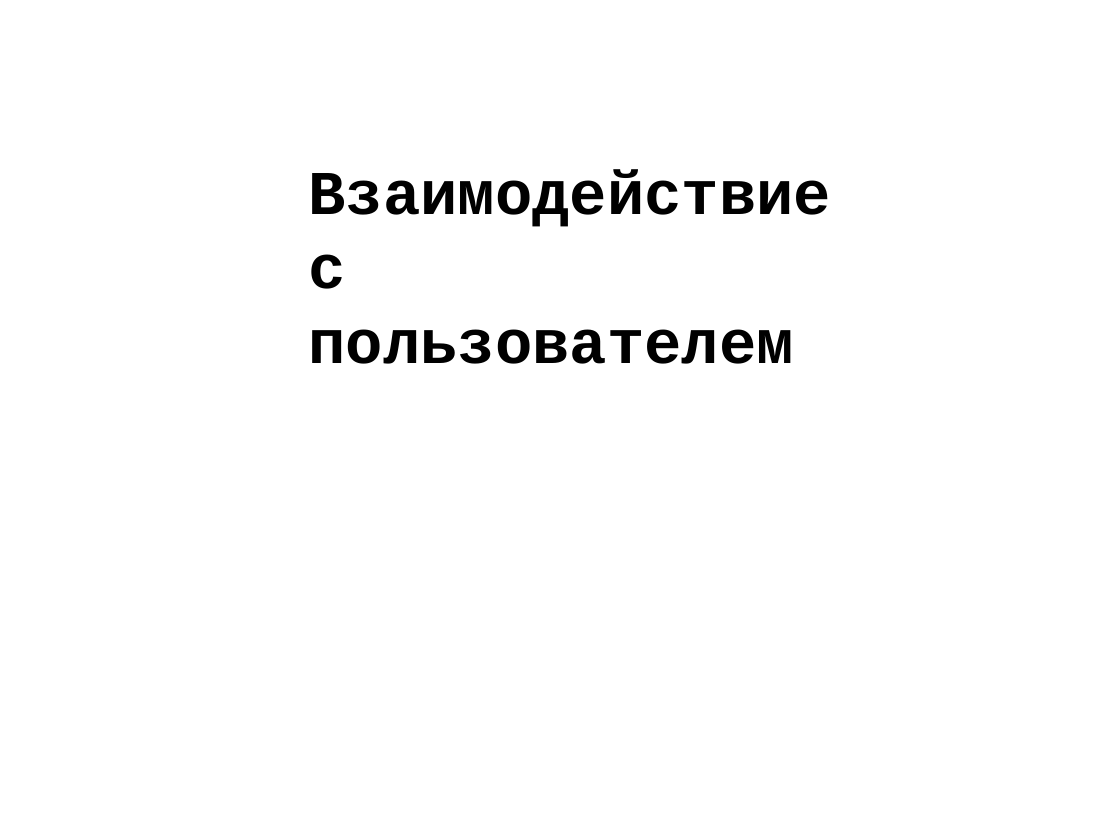
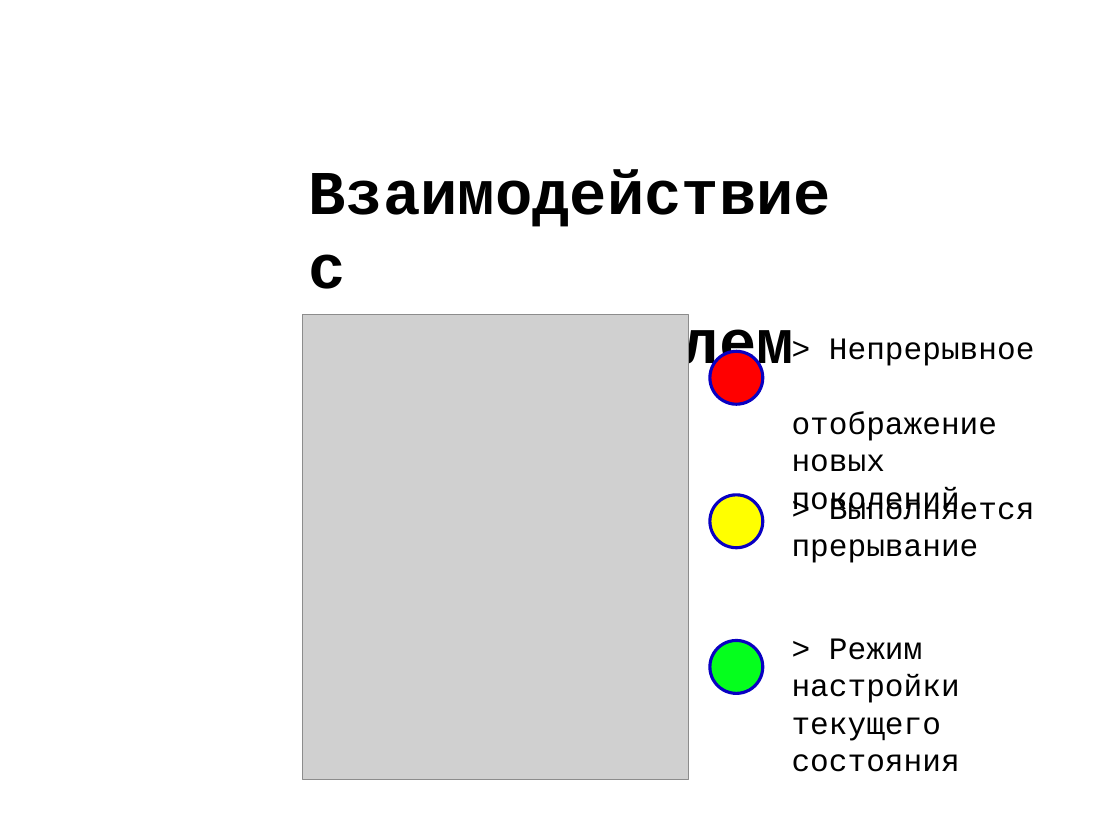
Before and after one commit to Rineyar/CdM-LifeTheGame, a slide deck: slide 7 of GameOfLife.pptx. Drawn at 1120x840 pixels with LibreOffice and Linux fonts; fonts in the diff are those of the drawing; grey boxes stand for pictures; background and template pictures are left out. Boxes give left, top, right and bottom in pixels: in the first picture for what was removed or moved away, otherwise in the second. Text is boxed around its words. In the diff, an @@ line names an element or a change of style, - is before the commit and + after.

```diff
--- a/GameOfLife.pptx
+++ b/GameOfLife.pptx
@@ picture added at (302, 315, 688, 780) @@
@@ ellipse added at (710, 352, 763, 404), fill #FF0000, outline #0900C2 2 pt @@
@@ text added at (792, 338, 1035, 517), 20 pt, text #000000 @@
+> Непрерывное отображение новых поколений
@@ ellipse added at (710, 495, 763, 548), fill #FFFF00, outline #0900C2 2 pt @@
@@ text added at (792, 496, 1035, 563), 20 pt, text #000000 @@
+> Выполняется прерывание
@@ ellipse added at (710, 641, 763, 693), fill #05FF1D, outline #0900C2 2 pt @@
@@ text added at (792, 638, 960, 772), 20 pt, text #000000 @@
+> Режим настройки текущего состояния
```
Also in this commit, not shown: 3 other slides changed, 4 slides added, 1 slide removed.
